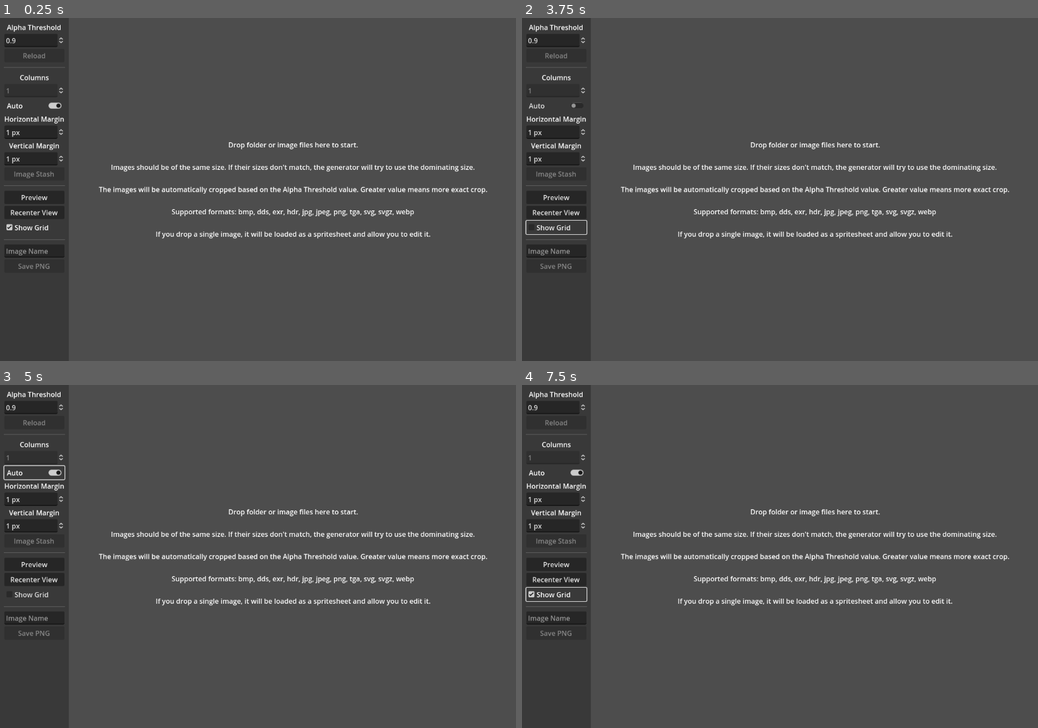
Above: before the commit, frames 1-4 (two rows, left to right).
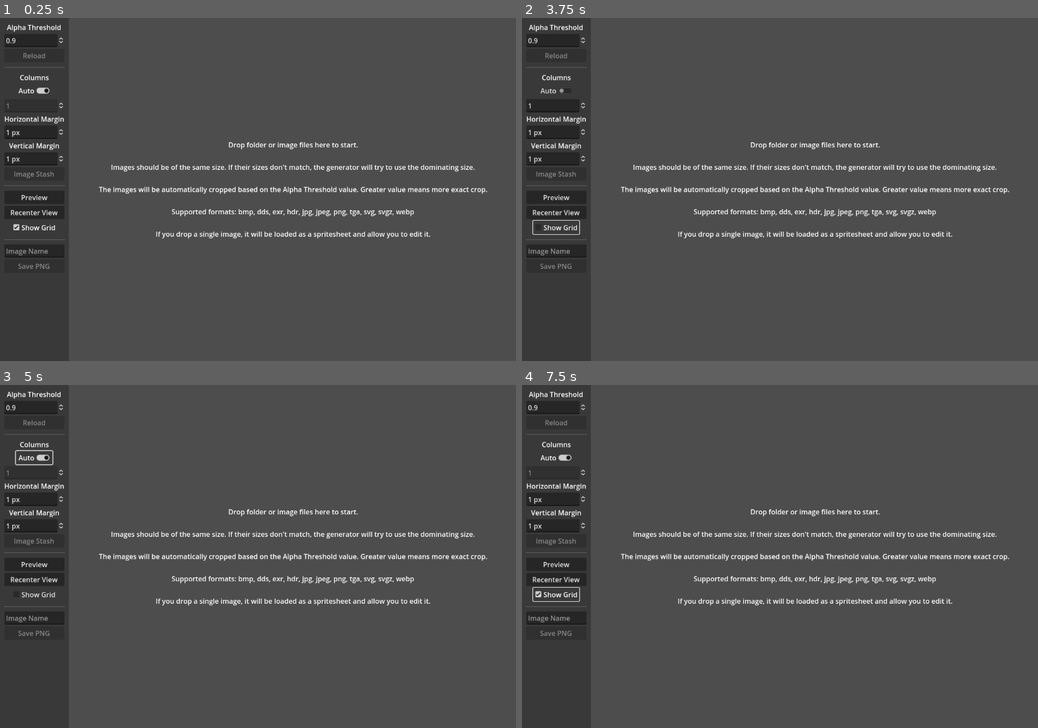
Above: after the commit, the same moments.

Repository: KoBeWi/Godot-Spritesheet-Generator
Game: Godot game, scene res://Source/Main.tscn
Two runs of this game, one before a commit and one after it. Both use one fixed random seed, a clock stepped at 60 frames per second and the inputs below.
Inputs:
- Up to frame 1 (0.25 s): no input
- Up to frame 2 (3.75 s): click "Auto" at 0.5 s; click "Preview" at 1.25 s; click "OK" at 2 s; click "Recenter View" at 2.75 s; click "Show Grid" at 3.5 s
- Up to frame 3 (5 s): click "Auto" at 4.25 s
- Up to frame 4 (7.5 s): click "Preview" at 5 s; click "OK" at 5.75 s; click "Recenter View" at 6.5 s; click "Show Grid" at 7.25 s

The runs differ from the first frame. In frame 1, 0.3% of the frame differs, in the area x 1-13%, y 20-62%; in frame 2, 0.2%; in frame 3, 0.4%, in the area x 0-13%, y 18-62%; in frame 4, 0.3%.

Commit message:
Bugfixes and saving progress

Diff:
--- a/Source/Main.gd
+++ b/Source/Main.gd
@@ -38,6 +38,9 @@
 		if not dir:
 			show_error("Can't open directory.")
 			return
+
+		output_path = files[0]
+		%CustomName.text = output_path.get_file()
 
 		for file in dir.get_files():
 			if file.get_extension() in SUPPORTED_FORMATS:
@@ -98,9 +101,13 @@
 	reload_textures.call_deferred()
 
 func reload_textures():
+	%Reload.disabled = true
+	%SavePNG.disabled = true
+
 	$ProcessDialog.create_textures_from_image_list()
 	await $ProcessDialog.finished
 
+	%Spritesheet.clear()
 	for texture in texture_list:
 		%Spritesheet.add_frame(texture)
 
@@ -108,15 +115,11 @@
 	%Spritesheet.update_columns()
 	$SpritesheetView.show()
 
+	%Reload.disabled = false
+	%SavePNG.disabled = false ## TODO: jakiś check czy wszystko w porządku
+
 func save_png() -> void:
-	var image_size: Vector2 = %Grid.get_child(0).get_minimum_size()
-
-	var image := Image.create(image_size.x * %Grid.columns, image_size.y * (ceil(%Grid.get_child_count() / float(%Grid.columns))), false, Image.FORMAT_RGBA8)
-
-	for rect in %Grid.get_children():
-		image.blit_rect(rect.get_texture_data(), Rect2(Vector2(), image_size), rect.get_position2())
-
-	image.save_png(output_path.path_join(%CustomName.text) + ".png")
+	$ProcessDialog.save_spritesheet()
 
 func show_error(text: String):
 	if not %Error.visible:
--- a/Source/Main.tscn
+++ b/Source/Main.tscn
@@ -81,6 +81,13 @@
 text = "Columns"
 horizontal_alignment = 1
 
+[node name="Auto" type="CheckButton" parent="PanelContainer/VBoxContainer/SpritesheetSettings"]
+unique_name_in_owner = true
+layout_mode = 2
+size_flags_horizontal = 4
+button_pressed = true
+text = "Auto"
+
 [node name="Columns" type="SpinBox" parent="PanelContainer/VBoxContainer/SpritesheetSettings"]
 unique_name_in_owner = true
 layout_mode = 2
@@ -88,12 +95,6 @@
 value = 1.0
 editable = false
 
-[node name="Auto" type="CheckButton" parent="PanelContainer/VBoxContainer/SpritesheetSettings"]
-unique_name_in_owner = true
-layout_mode = 2
-button_pressed = true
-text = "Auto"
-
 [node name="Label2" type="Label" parent="PanelContainer/VBoxContainer/SpritesheetSettings"]
 layout_mode = 2
 text = "Horizontal Margin"
@@ -138,6 +139,7 @@
 [node name="DisplayGrid" type="CheckBox" parent="PanelContainer/VBoxContainer/Display"]
 unique_name_in_owner = true
 layout_mode = 2
+size_flags_horizontal = 4
 button_pressed = true
 text = "Show Grid"
 
@@ -147,10 +149,7 @@
 [node name="Export" type="VBoxContainer" parent="PanelContainer/VBoxContainer"]
 layout_mode = 2
 
-[node name="HBoxContainer" type="HBoxContainer" parent="PanelContainer/VBoxContainer/Export"]
-layout_mode = 2
-
-[node name="CustomName" type="LineEdit" parent="PanelContainer/VBoxContainer/Export/HBoxContainer"]
+[node name="CustomName" type="LineEdit" parent="PanelContainer/VBoxContainer/Export"]
 unique_name_in_owner = true
 layout_mode = 2
 size_flags_horizontal = 3
@@ -465,15 +464,15 @@
 text = "Play/Pause"
 
 [connection signal="pressed" from="PanelContainer/VBoxContainer/Import/Reload" to="." method="load_images"]
+[connection signal="toggled" from="PanelContainer/VBoxContainer/SpritesheetSettings/Auto" to="SpritesheetView/Spritesheet" method="toggle_auto"]
 [connection signal="value_changed" from="PanelContainer/VBoxContainer/SpritesheetSettings/Columns" to="." method="columns_changed"]
-[connection signal="toggled" from="PanelContainer/VBoxContainer/SpritesheetSettings/Auto" to="." method="toggle_auto"]
 [connection signal="value_changed" from="PanelContainer/VBoxContainer/SpritesheetSettings/MarginH" to="SpritesheetView/Spritesheet" method="hmargin_changed"]
 [connection signal="value_changed" from="PanelContainer/VBoxContainer/SpritesheetSettings/MarginV" to="SpritesheetView/Spritesheet" method="vmargin_changed"]
 [connection signal="pressed" from="PanelContainer/VBoxContainer/SpritesheetSettings/Stash" to="StashDialog" method="popup_centered_ratio" binds= [0.5]]
 [connection signal="pressed" from="PanelContainer/VBoxContainer/Display/Button2" to="PreviewDialog" method="appear"]
 [connection signal="pressed" from="PanelContainer/VBoxContainer/Display/Button" to="SpritesheetView" method="recenter"]
 [connection signal="toggled" from="PanelContainer/VBoxContainer/Display/DisplayGrid" to="." method="toggle_grid"]
-[connection signal="text_changed" from="PanelContainer/VBoxContainer/Export/HBoxContainer/CustomName" to="." method="update_save_button" unbinds=1]
+[connection signal="text_changed" from="PanelContainer/VBoxContainer/Export/CustomName" to="." method="update_save_button" unbinds=1]
 [connection signal="pressed" from="PanelContainer/VBoxContainer/Export/SavePNG" to="." method="save_png"]
 [connection signal="hidden" from="CanvasLayer/Error" to="." method="error_hidden"]
 [connection signal="timeout" from="CanvasLayer/Timer" to="CanvasLayer/Error" method="hide"]
--- a/Source/ProcessDialog.gd
+++ b/Source/ProcessDialog.gd
@@ -4,20 +4,22 @@
 
 @onready var status_label: Label = $VBoxContainer/StatusLabel
 @onready var progress_bar: ProgressBar = $VBoxContainer/ProgressBar
-
+@onready var grid: GridContainer = %Grid
 
 var file_list: Array[String]
 var image_list: Array[Image]
 var texture_list: Array[Texture2D]
 
 var work_mode: int
-
 var current_index: int
 
 var min_x: int
 var min_y: int
 var max_x: int
 var max_y: int
+
+var frame_size: Vector2i
+var saving_image: Image
 
 signal finished
 
@@ -48,6 +50,13 @@
 	progress_bar.max_value = image_list.size()
 	start_work(MODE_CROP_IMAGES)
 
+func save_spritesheet():
+	frame_size = grid.get_child(0).get_minimum_size()
+	saving_image = Image.create(frame_size.x * grid.columns, frame_size.y * (ceil(grid.get_child_count() / float(grid.columns))), false, Image.FORMAT_RGBA8)
+
+	progress_bar.max_value = grid.get_child_count() + 1
+	start_work(MODE_SAVE)
+
 func start_work(work_type: int):
 	work_mode = work_type
 	current_index = 0
@@ -60,7 +69,9 @@
 func _process(delta: float) -> void:
 	while delta > 0:
 		var time := Time.get_ticks_msec()
-		process()
+		if not process():
+			break
+
 		delta -= (Time.get_ticks_msec() - time) * 0.001
 
 		if current_index == -1:
@@ -69,7 +80,7 @@
 			hide()
 			return
 
-func process():
+func process() -> bool:
 	match work_mode:
 		MODE_LOAD_IMAGES:
 			var path := file_list[current_index]
@@ -120,5 +131,24 @@
 			if current_index == image_list.size():
 				current_index = -1
 
+		MODE_SAVE:
+			if current_index < grid.get_child_count():
+				status_label.text = "Creating spritesheet (%d/%d)" % [current_index + 1, grid.get_child_count()]
+
+				var rect := grid.get_child(current_index)
+				saving_image.blit_rect(rect.get_texture_data(), Rect2(Vector2(), frame_size), rect.get_position2())
+
+				current_index += 1
+				progress_bar.value += 1
+			elif current_index == grid.get_child_count():
+				status_label.text = "Saving spritehseet"
+				current_index += 1
+				return false
+			else:
+				saving_image.save_png(owner.output_path.path_join(%CustomName.text) + ".png")
+				current_index = -1
+
+	return true
+
 func show_error(error: String):
 	owner.show_error(error)
--- a/Source/Spritesheet.gd
+++ b/Source/Spritesheet.gd
@@ -67,3 +67,7 @@
 		%Grid.columns = %Columns.value
 
 	refresh_grid()
+
+func clear():
+	for frame in %Grid.get_children():
+		frame.free()
Binary file changed: Icon.png
